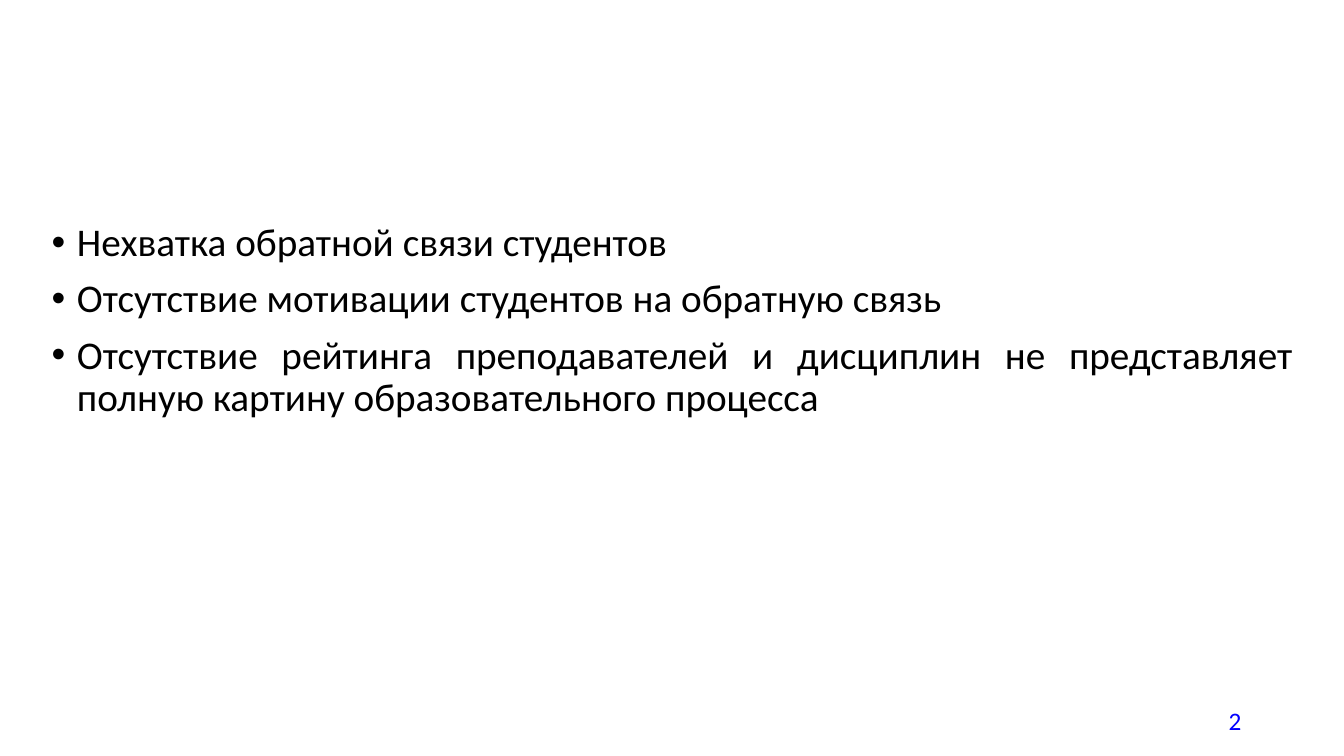
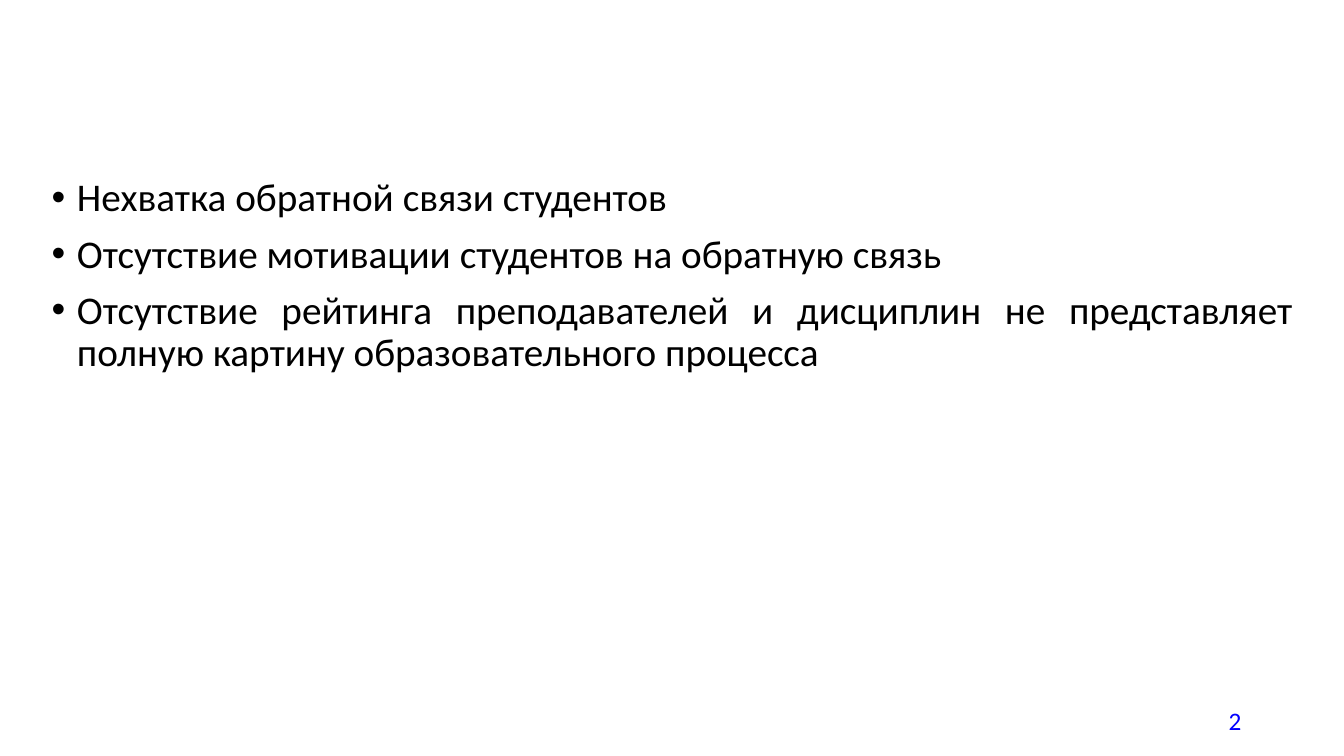
Before and after one commit to Dank005/Chat-Bot-Vk, a slide deck: slide 2 of Prezentatsia_komandy.pptx. Drawn at 1344x756 pixels with LibreOffice and Linux fonts; fonts in the diff are those of the drawing; background and template pictures are left out. Boxes give left, top, right and bottom in pixels: in the first picture for what was removed or moved away, otherwise in the second. Text is boxed around its words. In the diff, an @@ line names an element or a change of style, - is before the commit and + after.

```diff
--- a/Prezentatsia_komandy.pptx
+++ b/Prezentatsia_komandy.pptx
@@ text "Нехватка обратной связи студентов": place and size @@
-text "Нехватка обратной связи студентов" at (77, 229, 1292, 418)
+text "Нехватка обратной связи студентов" at (77, 184, 1292, 373)
```
Also in this commit, not shown: 3 other slides changed, 1 slide added.
